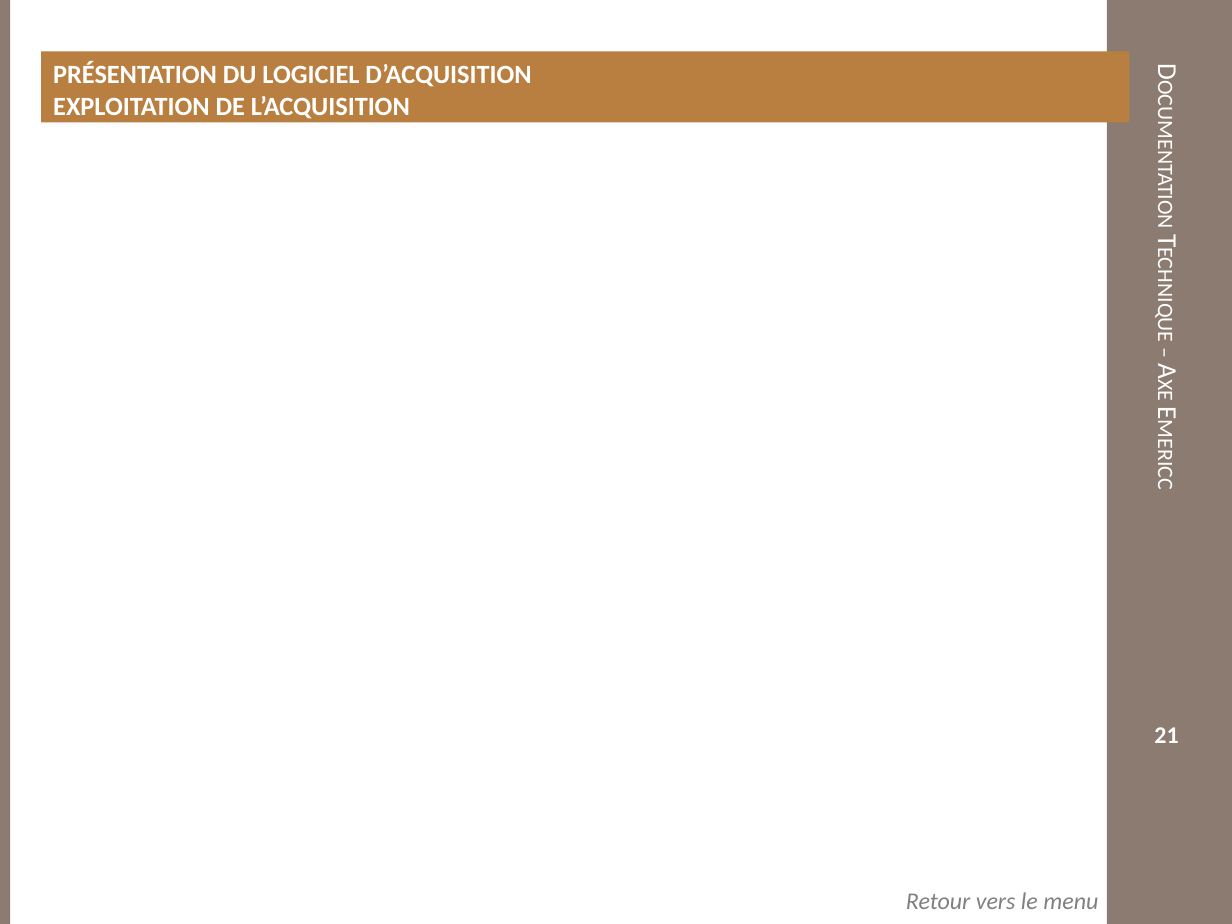
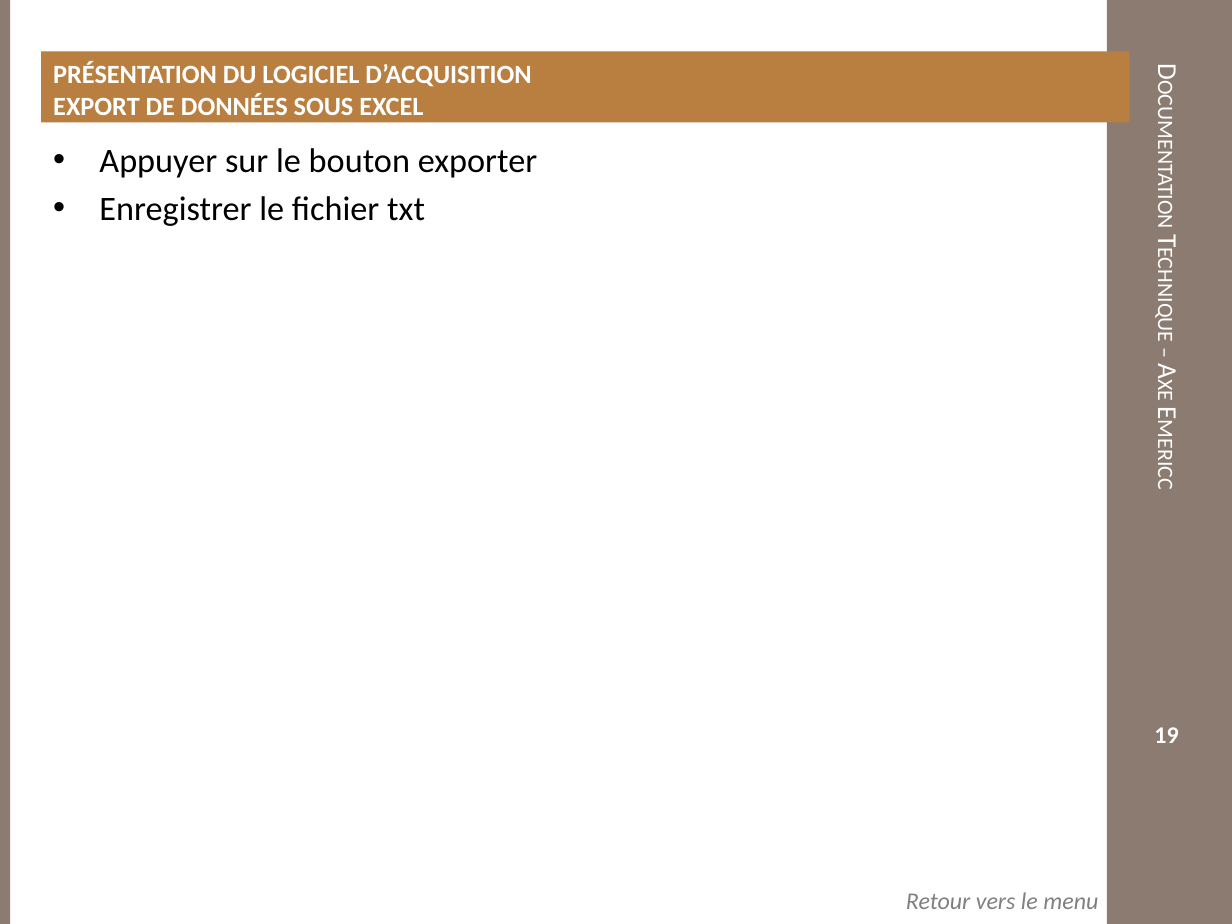
Before and after one commit to xpessoles/TP_PTSI, a slide deck: slide 19 of DocumentsTP/Documentation_Emericc.pptx (slide 21 before the commit). Drawn at 1232x924 pixels with LibreOffice and Linux fonts; fonts in the diff are those of the drawing; background and template pictures are left out. Boxes give left, top, right and bottom in pixels: in the first picture for what was removed or moved away, otherwise in the second. Text is boxed around its words. In the diff, an @@ line names an element or a change of style, - is before the commit and + after.

```diff
--- a/DocumentsTP/Documentation_Emericc.pptx
+++ b/DocumentsTP/Documentation_Emericc.pptx
@@ text at [53,62,531,115]: text changed @@
-PRÉSENTATION DU LOGICIEL D’ACQUISITION
-EXPLOITATION DE L’ACQUISITION
+PRÉSENTATION DU LOGICIEL D’ACQUISITION
+EXPORT DE DONNÉES SOUS EXCEL
@@ text added at [99,148,537,226], 20 pt, text #000000 @@
+• Appuyer sur le bouton exporter
+• Enregistrer le fichier txt
@@ page number at [1154,727,1178,743]: text changed @@
-21
+19
```
Also in this commit, not shown: 5 other slides changed, 2 slides removed, 13 other files.
